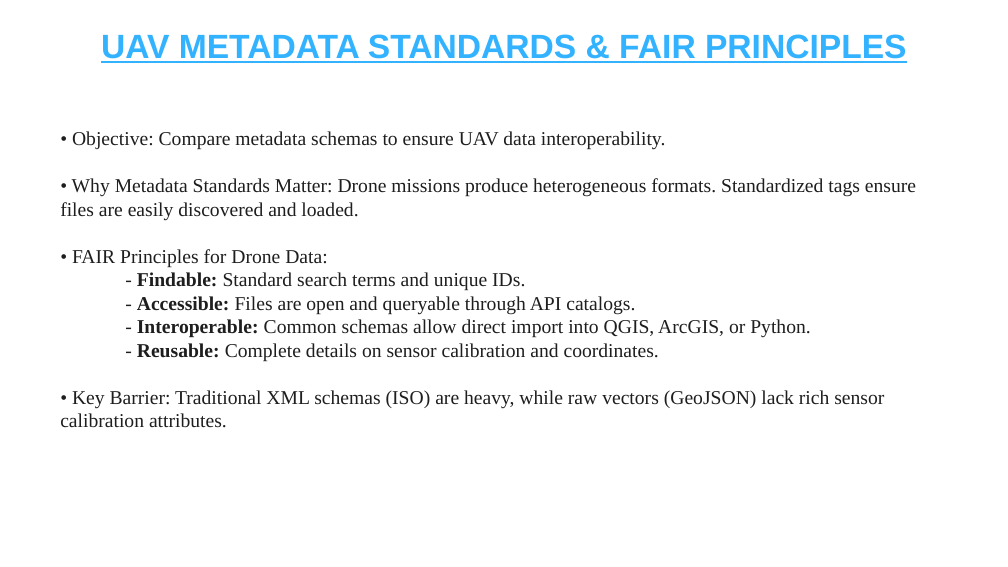
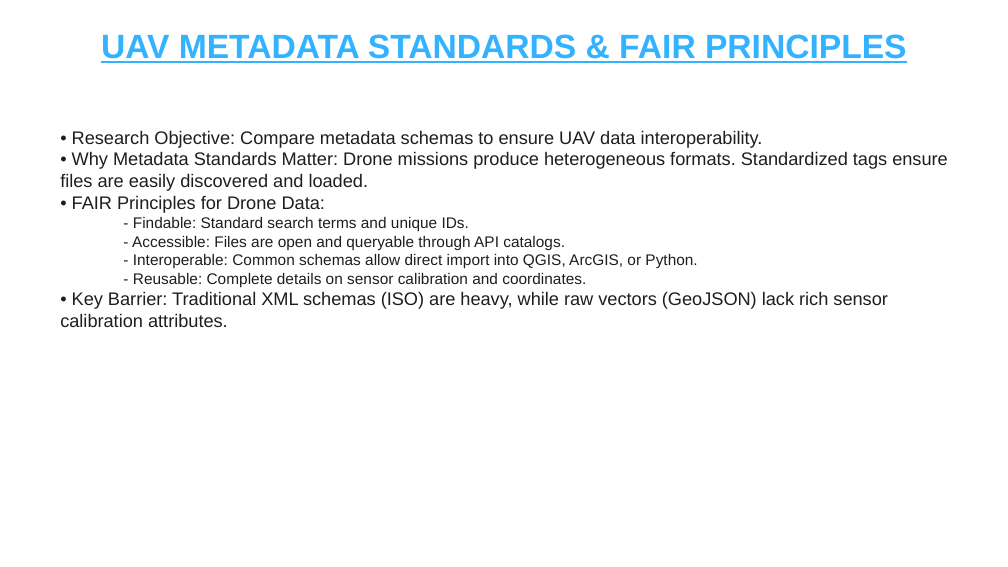
Before and after one commit to kancharlanavyatha/Drone-Footprint-Mapping-using-Qt6, a slide deck: slide 5 of Drone_Footprint_Mapping_and_Metadata_Standards.pptx (slide 3 before the commit). Drawn at 1008x567 pixels with LibreOffice and Linux fonts; fonts in the diff are those of the drawing. Boxes give left, top, right and bottom in pixels: in the first picture for what was removed or moved away, otherwise in the second. Text is boxed around its words. In the diff, an @@ line names an element or a change of style, - is before the commit and + after.

```diff
--- a/Drone_Footprint_Mapping_and_Metadata_Standards.pptx
+++ b/Drone_Footprint_Mapping_and_Metadata_Standards.pptx
@@ text at [72,130,763,148]: text changed; size 14 to 13 pt; font Times New Roman to Arial @@
-• Objective: Compare metadata schemas to ensure UAV data interoperability.
+• Research Objective: Compare metadata schemas to ensure UAV data interoperability.
@@ text at [60,151,948,327]: size 14 to 13 pt in "• Why Metadata Standards Matter: Drone missions ...", "• FAIR Principles for Drone Data:", "• Key Barrier: Traditional XML schemas (ISO) ..."; font Times New Roman to Arial in "• Why Metadata Standards Matter: Drone missions ...", "• FAIR Principles for Drone Data:", "- Findable: Standard search terms and unique ...", "- Accessible: Files are open and queryable ..." and 3 more places; size 14 to 11 pt in "- Findable: Standard search terms and unique ...", "- Accessible: Files are open and queryable ...", "- Interoperable: Common schemas allow direct import ...", "- Reusable: Complete details on sensor calibration ..."; bold off in "Findable:", "Accessible:", "Interoperable:", "Reusable:" @@
```
Also in this commit, not shown: 6 other slides changed, 2 slides added, 3 other files.
